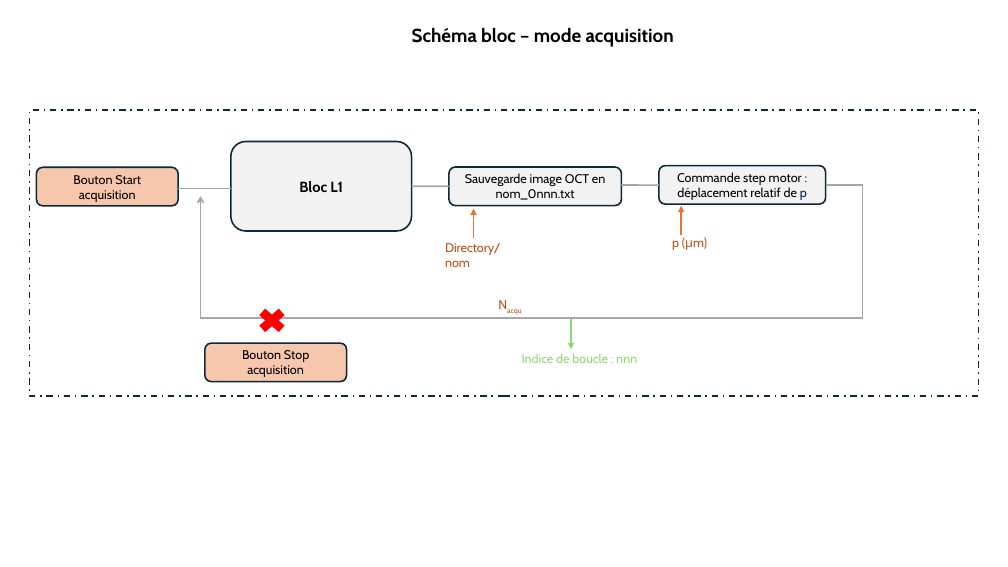
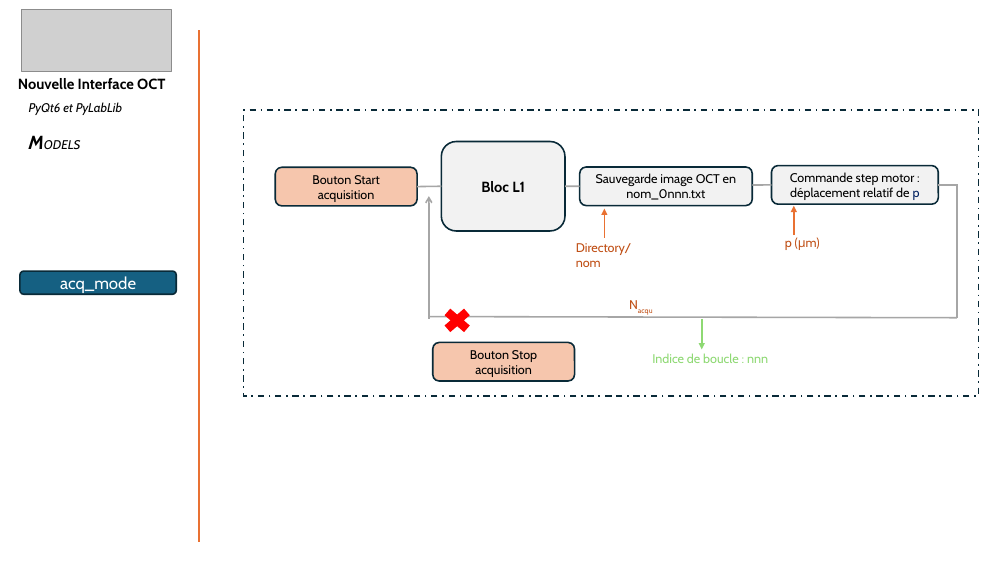
Before and after one commit to IOGS-LEnsE-ressources/camera-gui, a slide deck: slide 6 of applis/OCT/OCT_new_version.pptx (slide 4 before the commit). Drawn at 1008x567 pixels with LibreOffice and Linux fonts; fonts in the diff are those of the drawing; grey boxes stand for pictures. Boxes give left, top, right and bottom in pixels: in the first picture for what was removed or moved away, otherwise in the second. Text is boxed around its words. In the diff, an @@ line names an element or a change of style, - is before the commit and + after.

```diff
--- a/applis/OCT/OCT_new_version.pptx
+++ b/applis/OCT/OCT_new_version.pptx
@@ picture added at (21,9,171,70) @@
@@ text removed at (412,27,674,47) @@
-Schéma bloc – mode acquisition
@@ line added from (199, 30) to (199, 542), #E97132 1.5 pt @@
@@ text added at (18,78,165,89), 14 pt, text #000000, bold @@
+Nouvelle Interface OCT
@@ text added at (29,102,122,115), 12 pt, text #000000, italic @@
+PyQt6 et PyLabLib
+MODELS
@@ rectangle: place and size @@
-rectangle at (29,110,979,396)
+rectangle at (243,110,979,396)
@@ rounded rectangle "Bloc L1": place and size @@
-rounded rectangle "Bloc L1" at (231,141,411,231)
+rounded rectangle "Bloc L1" at (442,141,566,231)
@@ rounded rectangle "Bouton Start acquisition": place and size @@
-rounded rectangle "Bouton Start acquisition" at (36,167,178,206)
+rounded rectangle "Bouton Start acquisition" at (275,167,417,206)
@@ rounded rectangle "Commande step motor : déplacement ...": place and size @@
-rounded rectangle "Commande step motor : déplacement ..." at (659,166,827,204)
+rounded rectangle "Commande step motor : déplacement ..." at (772,166,939,204)
@@ line moved from (178, 188) - (231, 188) to (417, 187) - (442, 186) @@
@@ arrow moved from (200, 196) - (200, 319) to (429, 196) - (429, 319) @@
@@ line moved from (411, 186) - (449, 186) to (565, 186) - (580, 186) @@
@@ 3 texts, 2 arrows, 1 rounded rectangle: place and size @@
-3 texts, 2 arrows, 1 rounded rectangle at (445,167,637,363)
+3 texts, 2 arrows, 1 rounded rectangle at (576,167,768,363)
@@ line moved from (622, 185) - (659, 185) to (752, 185) - (772, 185) @@
@@ arrow moved from (681, 235) - (681, 206) to (794, 235) - (794, 206) @@
@@ line moved from (826, 185) - (864, 185) to (938, 185) - (957, 185) @@
@@ line moved from (863, 185) - (863, 318) to (957, 185) - (957, 318) @@
@@ text "p (μm)": place and size @@
-text "p (μm)" at (672,240,679,250)
+text "p (μm)" at (785,240,792,250)
@@ rounded rectangle added at (20,271,176,295), fill #156082, outline #092A39 1.5 pt, 16 pt, text #FFFFFF @@
+acq_mode
@@ line moved from (200, 318) - (864, 318) to (429, 317) - (957, 318) @@
@@ cross: place and size @@
-cross at (254,306,290,336)
+cross at (439,306,475,336)
@@ rounded rectangle "Bouton Stop acquisition": place and size @@
-rounded rectangle "Bouton Stop acquisition" at (205,343,347,382)
+rounded rectangle "Bouton Stop acquisition" at (433,343,575,381)
```
Also in this commit, not shown: 3 other slides changed, 2 slides added, 2 other files.
